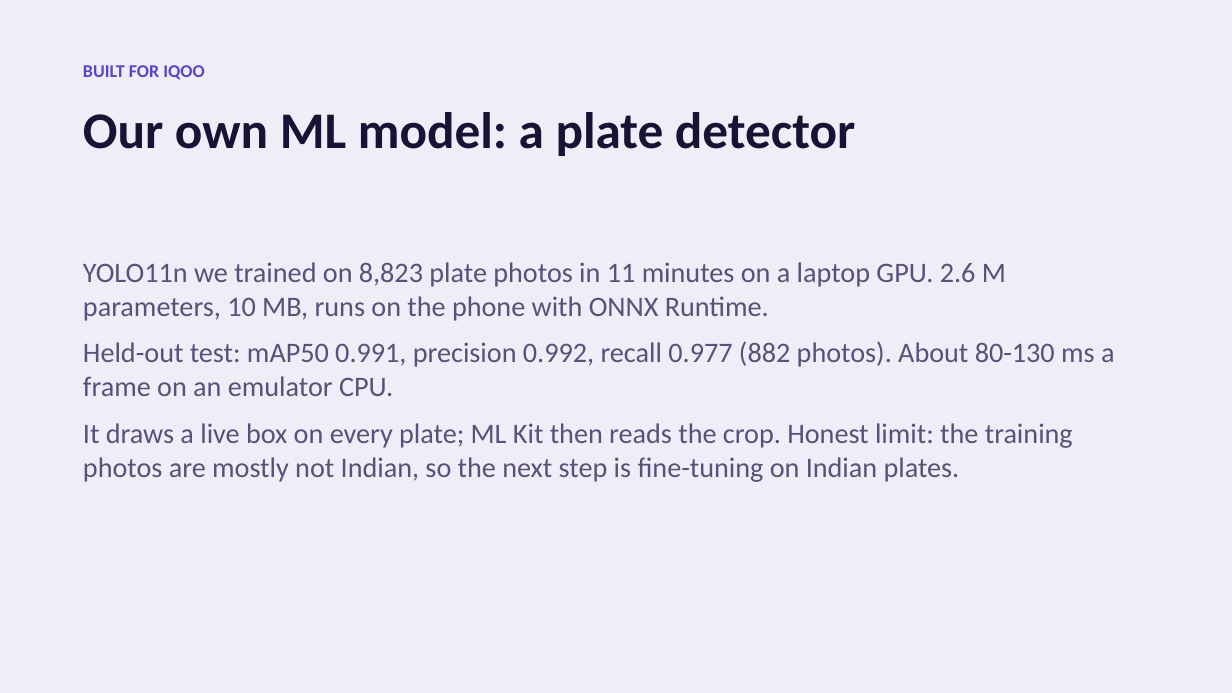
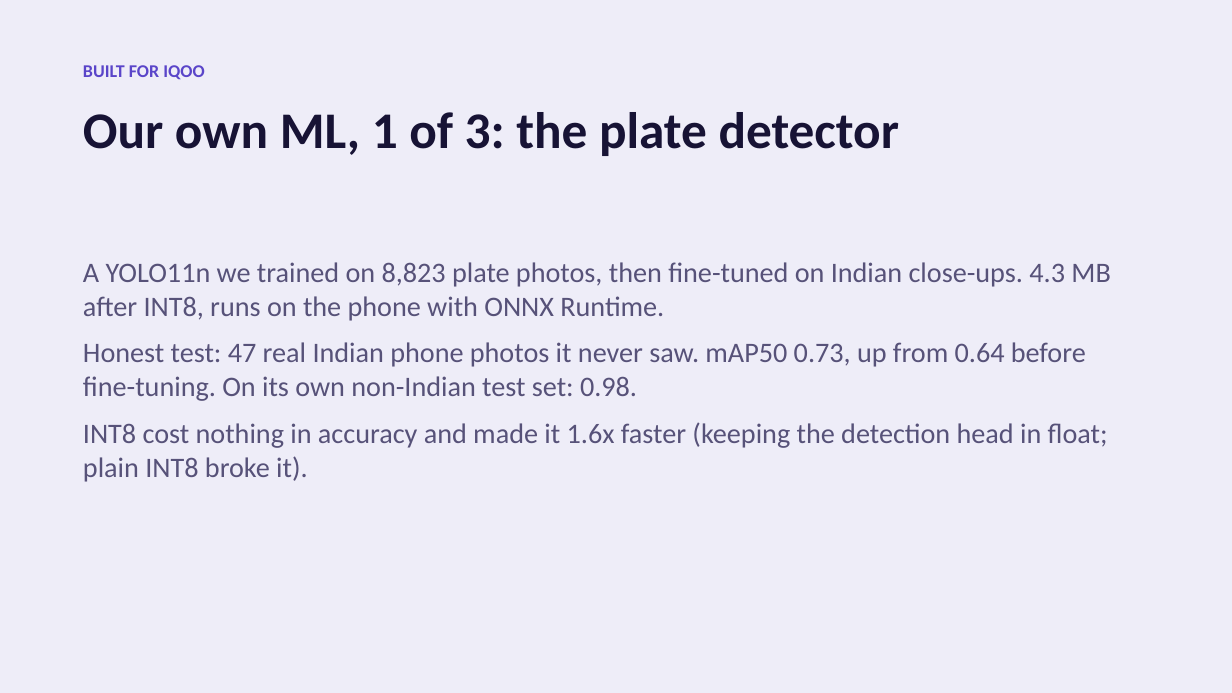
Before and after one commit to nikhilcherry/connect, a slide deck: slide 5 of docs/connect-iqoo-deck.pptx. Drawn at 1232x693 pixels with LibreOffice and Linux fonts; fonts in the diff are those of the drawing. Boxes give left, top, right and bottom in pixels: in the first picture for what was removed or moved away, otherwise in the second. Text is boxed around its words. In the diff, an @@ line names an element or a change of style, - is before the commit and + after.

Commit message:
Deck: three slides for our own models with the real measured results

```diff
--- a/docs/connect-iqoo-deck.pptx
+++ b/docs/connect-iqoo-deck.pptx
@@ text at (83,112,899,156): text changed @@
-Our own ML model: a plate detector
+Our own ML, 1 of 3: the plate detector
@@ text at (83,262,1110,482): text changed @@
-YOLO11n we trained on 8,823 plate photos in 11 minutes on a laptop GPU. 2.6 M parameters, 10 MB, runs on the phone with ONNX Runtime.
-Held-out test: mAP50 0.991, precision 0.992, recall 0.977 (882 photos). About 80-130 ms a frame on an emulator CPU.
-It draws a live box on every plate; ML Kit then reads the crop. Honest limit: the training photos are mostly not Indian, so the next step is fine-tuning on Indian plates.
+A YOLO11n we trained on 8,823 plate photos, then fine-tuned on Indian close-ups. 4.3 MB after INT8, runs on the phone with ONNX Runtime.
+Honest test: 47 real Indian phone photos it never saw. mAP50 0.73, up from 0.64 before fine-tuning. On its own non-Indian test set: 0.98.
+INT8 cost nothing in accuracy and made it 1.6x faster (keeping the detection head in float; plain INT8 broke it).
```
Also in this commit, not shown: 1 other slide changed, 2 slides added.
